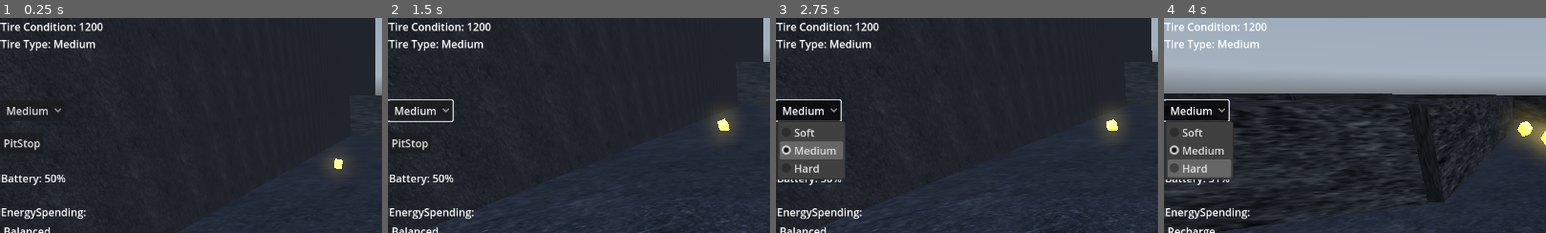
Above: before the commit, frames 1-4 (left to right).
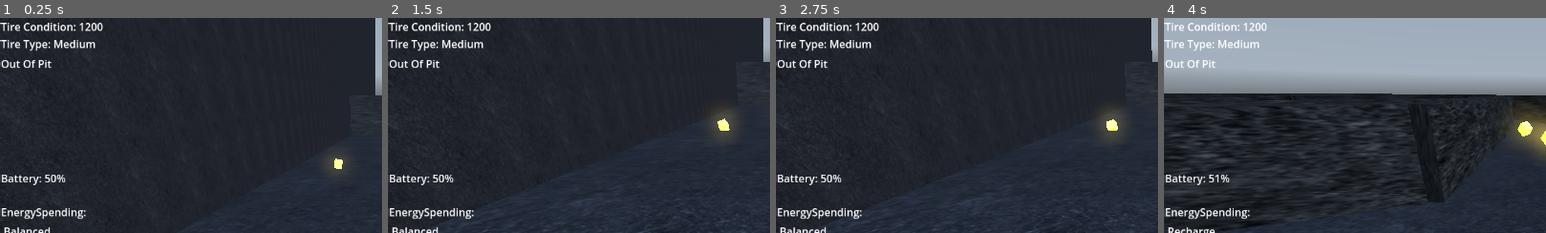
Above: after the commit, the same moments.

Repository: USERDOT1/partyRacers
Game: Godot game, scene res://test_drive_scene.tscn
Same seed, same stepped clock (60 frames per second), same inputs: the game is played once before the commit and once after it. The engine's default icon, where the game draws it, is replaced by a stand-in: a white triangle on a blue panel in a dark square. A sky picture missing from this copy of the repository is replaced by a grey-blue gradient.
Inputs (mouse positions are % of the whole screen's width and height, from its top left):
- Up to frame 1 (0.25 s): no input
- Up to frame 2 (1.5 s): click (4, 21) at 0.5 s, where only the run before the commit has a clickable "Medium"; click (3, 29) at 1.25 s, where only the run before the commit has a clickable "PitStop"
- Up to frame 3 (2.75 s): tap Enter at 2 s; hold D (turnRight) from 2.03 s (still down); tap S (break) at 2.1 s
- Up to frame 4 (4 s): tap R (resetKart) at 2.75 s; release D (turnRight) at 2.78 s; hold Down (ChangeBatteryDown) 2.78-3.53 s; tap W (throttle) at 2.85 s; hold D (turnRight) from 3.53 s (still down); tap S (break) at 3.6 s
The pictures show only the part of the screen within x 0-50%, y 0-50%; the shares and areas given below are measured in that part.

The runs differ from the first frame. In frame 1, 0.8% of the frame differs, in the area x 0-16%, y 19-62%; in frame 2, 1.0%; in frame 3, 6.0%, in the area x 0-18%, y 19-76%; in frame 4, 5.3%.

Commit message:
Removed dumb pitstop button, added a label to the hud to see if you are in pit Added comments to kart code.

Diff:
--- a/hud.gd
+++ b/hud.gd
@@ -8,19 +8,11 @@
 	$TireType.text = "Tire Type: " + str(get_parent().get_parent().kart.tireType)
 	$BatteryDisplay.text = "Battery: " + str(roundi(get_parent().get_parent().kart.battery)) + "%"
 
+	if get_parent().get_parent().kart.inPit:
+		$"Pit Condition".text = "In Pit\n(Use left and right arrows to switch tires)"
+	else:
+		$"Pit Condition".text = "Out Of Pit"
 
-
-
-func _on_pitstop_pressed() -> void:
-	if $TireTypeSelect.selected == 0:
-		get_parent().get_parent().kart.tireType = "Soft"
-		get_parent().get_parent().kart.tireCondition = 2.0
-	elif $TireTypeSelect.selected == 1:
-		get_parent().get_parent().kart.tireType = "Medium"
-		get_parent().get_parent().kart.tireCondition = 1.2
-	elif $TireTypeSelect.selected == 2:
-		get_parent().get_parent().kart.tireType = "Hard"
-		get_parent().get_parent().kart.tireCondition = 0.8
 
 func round_place(num,places):
 	return (round(num*pow(10,places))/pow(10,places))
--- a/hud.tscn
+++ b/hud.tscn
@@ -19,27 +19,6 @@
 offset_right = 76.0
 offset_bottom = 49.0
 text = "Tire Type:"
-
-[node name="TireTypeSelect" type="OptionButton" parent="."]
-layout_mode = 0
-offset_top = 123.0
-offset_right = 96.0
-offset_bottom = 154.0
-selected = 1
-item_count = 3
-popup/item_0/text = "Soft"
-popup/item_0/id = 0
-popup/item_1/text = "Medium"
-popup/item_1/id = 1
-popup/item_2/text = "Hard"
-popup/item_2/id = 2
-
-[node name="Pitstop" type="Button" parent="."]
-layout_mode = 0
-offset_top = 172.0
-offset_right = 64.0
-offset_bottom = 203.0
-text = "PitStop"
 
 [node name="EnergySpending" type="Label" parent="."]
 layout_mode = 0
@@ -79,4 +58,10 @@
 offset_right = 139.0
 offset_bottom = 332.0
 
-[connection signal="pressed" from="Pitstop" to="." method="_on_pitstop_pressed"]
+[node name="Pit Condition" type="Label" parent="."]
+layout_mode = 0
+offset_top = 56.0
+offset_right = 40.0
+offset_bottom = 79.0
+text = "In Pit
+(Use left and right arrows to switch tires)"
--- a/kart/kart.gd
+++ b/kart/kart.gd
@@ -6,7 +6,7 @@
 @export var tireCondition = 1.2
 @export var maxBattery = 100
 
-var pitstopStatus = false
+var inPit = false
 var tireType = "Medium"
 var tireList = ["Soft", "Medium", "Hard"]
 var tireIndex = 1
@@ -40,17 +40,24 @@
 func _ready() -> void:
 	tireType = tireList[tireIndex]
 	$"../CanvasLayer/Hud/SpendingType".text = spendingType
-func _physics_process(delta: float) -> void:
+	#Setting wheel friction to a variable
 	$FrontLeft.wheel_friction_slip = kartBaseFriction
 	$FrontRight.wheel_friction_slip = kartBaseFriction
 	$BackRight.wheel_friction_slip = kartBaseFriction
 	$BackLeft.wheel_friction_slip = kartBaseFriction
+
+	#Setting the kart roll influence to a variable
 	$FrontLeft.wheel_roll_influence = kartBaseFlipResistence
 	$FrontRight.wheel_roll_influence = kartBaseFlipResistence
 	$BackRight.wheel_roll_influence = kartBaseFlipResistence
 	$BackLeft.wheel_roll_influence = kartBaseFlipResistence
+func _physics_process(delta: float) -> void:
+
+	# If we are in the track, increase the timer
 	if inTrack:
 		timer += delta
+
+	# Subject to change in the future from a multiplyer to an addative
 	if spendingType == "Ultra Recharge":
 		bonus = 0.5
 		battery += 1.8*delta
@@ -81,11 +88,14 @@
 			battery -= 1.8*delta
 		else:
 			$"../CanvasLayer/Hud/BatterySpending".selected = 3
+	#Clamp battery
+	battery = clamp(battery,0,maxBattery)
 
-	battery = clamp(battery,0,maxBattery)
-	#print(bonus)
+	#Steering based on the tireCondition, maxing out at maxSteering
 	steering = move_toward(steering,Input.get_axis("turnRight","turnLeft") * maxSteering, delta * turnSpeed * tireCondition)
 	engine_force = Input.get_axis("break","throttle") * baseEnginePower * bonus
+
+	# Degrading tire condition based on above variables
 	if tireType == "Soft":
 		tireCondition -= (abs($FrontLeft.get_rpm()) + abs($FrontRight.get_rpm()) + abs($BackRight.get_rpm()) + abs($BackLeft.get_rpm()))/(softDegDiv*1000000)
 	elif tireType == "Medium":
@@ -93,8 +103,8 @@
 	elif tireType == "Hard":
 		tireCondition -= (abs($FrontLeft.get_rpm()) + abs($FrontRight.get_rpm()) + abs($BackRight.get_rpm()) + abs($BackLeft.get_rpm()))/(hardDegDiv*1000000)
 
+	#clamps tire condition (never going to hit the top, just the bottom)
 	tireCondition = clamp(tireCondition, 0.2, 100)
-	#print(tireCondition)
 
 	#Hotkeys for Changing Battery
 	if Input.is_action_just_pressed("ChangeBatteryUp"):
@@ -107,38 +117,47 @@
 			#print(spendingType)
 	if Input.is_action_just_pressed("ChangeBatteryDown"):
 		if spendingIndex == 0:
-			print("MAX RECHARGE") #ADD SOMETHING VISUAL
+			print("MAX RECHARGE") #ADD SOMETHING VISUAL (FR)
 		else:
 			spendingIndex = (spendingIndex - 1)
 			spendingType = spendingList[spendingIndex]
 			$"../CanvasLayer/Hud/SpendingType".text = spendingType
 			#print(spendingType)
-	if pitstopStatus == true:
+	if inPit:
 		if Input.is_action_just_pressed("ChangeWheelsUp"):
 			if tireIndex == 2:
-				print('MAX HARD TIRES')#add visual
+				print('Maxed out (cant make tires harder)')#add visual
+				tireCondition = 0.8
 			else:
 				tireIndex = (tireIndex + 1)
 				tireType = tireList[tireIndex]
+				if tireList[tireIndex] == "Hard":
+					tireCondition = 0.8
+				if tireList[tireIndex] == "Medium":
+					tireCondition = 1.2
 		if Input.is_action_just_pressed("ChangeWheelsDown"):
 			if tireIndex == 0:
-				print('MAX SOFT TIRES')#add visual
+				print('Maxed out (cant make tires softer)')#add visual
+				tireCondition = 2
 			else:
 				tireIndex = (tireIndex - 1)
 				tireType = tireList[tireIndex]
-	else:
-		print("NOT IN PITSTOP") #ADD VISUAL
-
+				if tireList[tireIndex] == "Medium":
+					tireCondition = 1.2
+				if tireList[tireIndex] == "Soft":
+					tireCondition = 2
 
 
 func powerup():
 	if len(ourItems) < 3:
+		#if we have less than 3 items add another
 		ourItems.append(get_parent().itemList.pick_random())
 		print(ourItems)
 
 
 
 func areaEntered(area: Area3D) -> void:
+	#Checking if we entered pit, or started or finished a race
 	if area.name == "Start":
 		inTrack = true
 	elif area.name == "Finish":
@@ -148,9 +167,12 @@
 				bestTime = timer
 			timer = 0
 	if area.name == "PitstopArea":
-		pitstopStatus = true
+		inPit = true
+		print("entered Pit")
 
 
 func _on_area_3d_area_exited(area: Area3D) -> void:
+	#If exiting pit, setting it to false
 	if area.name == "PitstopArea":
-		pitstopStatus = false
+		inPit = false
+		print("exited Pit")
--- a/test_drive_scene.tscn
+++ b/test_drive_scene.tscn
@@ -23,7 +23,7 @@
 size = Vector2(500, 500)
 
 [sub_resource type="BoxShape3D" id="BoxShape3D_nhv88"]
-size = Vector3(5, 5, 5)
+size = Vector3(8, 5, 8)
 
 [sub_resource type="BoxShape3D" id="BoxShape3D_x5vpf"]
 size = Vector3(1, 4, 27.205)
@@ -148,7 +148,7 @@
 transform = Transform3D(-4.37114e-08, 0, 1, 0, 1, 0, -1, 0, -4.37114e-08, -431.755, 463.759, -208.592)
 
 [node name="PitstopArea" type="Area3D" parent="."]
-transform = Transform3D(1, 0, 0, 0, 1, 0, 0, 0, 1, 45.7495, 0, 45.238)
+transform = Transform3D(0.814197, 0, -0.580589, 0, 1, 0, 0.580589, 0, 0.814197, 47.5829, 0.4443, 42.8629)
 
 [node name="CollisionShape3D" type="CollisionShape3D" parent="PitstopArea"]
 shape = SubResource("BoxShape3D_nhv88")
